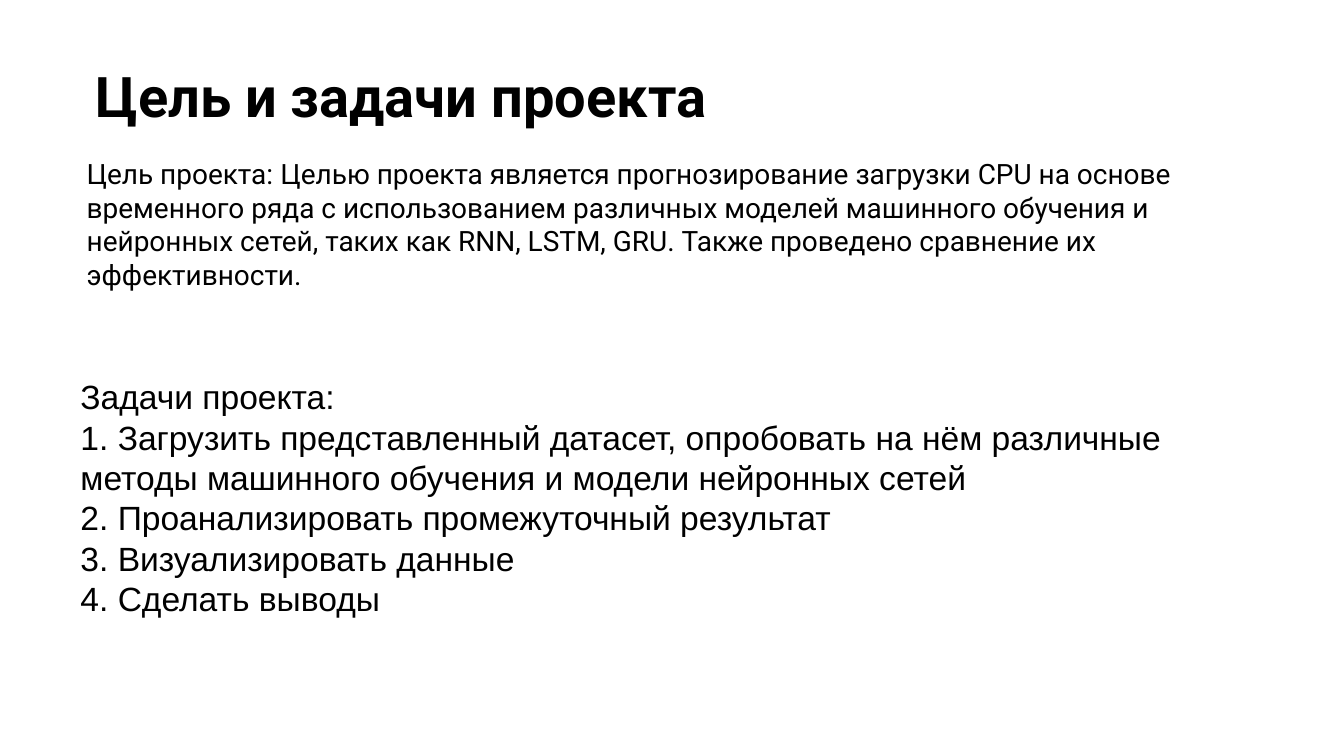
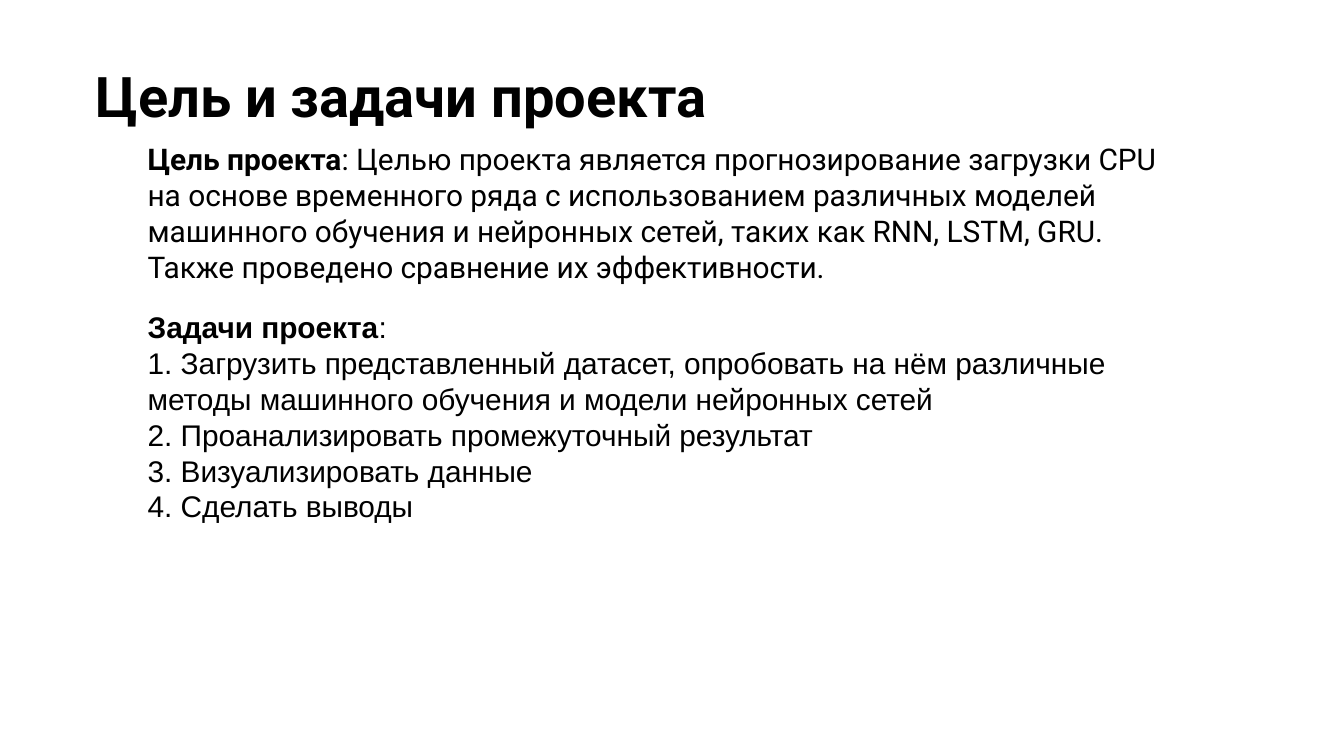
Before and after one commit to m0zart89/otus-ml-pro-2024-05, a slide deck: slide 4 of presentation.pptx. Drawn at 1344x756 pixels with LibreOffice and Linux fonts; fonts in the diff are those of the drawing; background and template pictures are left out. Boxes give left, top, right and bottom in pixels: in the first picture for what was removed or moved away, otherwise in the second. Text is boxed around its words. In the diff, an @@ line names an element or a change of style, - is before the commit and + after.

```diff
--- a/presentation.pptx
+++ b/presentation.pptx
@@ text "Цель проекта: Целью проекта является ...": place and size @@
-text "Цель проекта: Целью проекта является ..." at box(87, 163, 1170, 291)
+text "Цель проекта: Целью проекта является ..." at box(148, 148, 1156, 284)
@@ text "Цель проекта: Целью проекта является ..." at box(148, 148, 1156, 284): size 15 to 16 pt; bold on in "Цель проекта:" @@
@@ text "Задачи проекта:": place and size @@
-text "Задачи проекта:" at box(80, 385, 1161, 617)
+text "Задачи проекта:" at box(148, 317, 1105, 523)
@@ text "Задачи проекта:" at box(148, 317, 1105, 523): size 18 to 16 pt; bold on in "Задачи проекта:" @@
```
Also in this commit, not shown: 24 other slides changed, 1 slide added.
